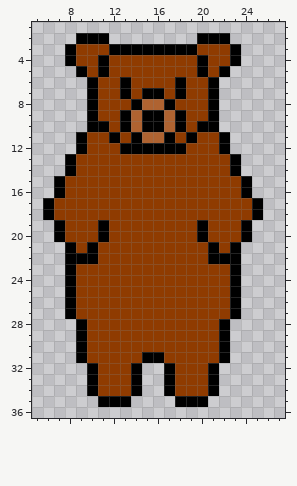
File history of a pixel-art sprite, Assets/ogino/Sprite/Bear.png. The picture above was drawn from the file before the commit.
Shown: x 5..27, y 1..36.
Once edited:
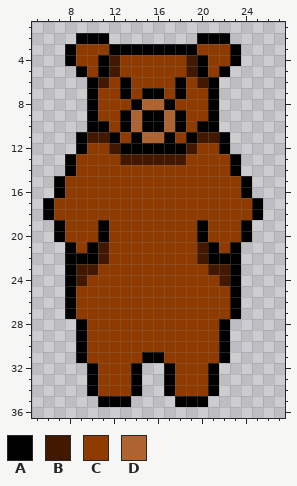
Palette (. is transparent): A #000000  B #421900  C #8f3b00  D #af6331
Change:
{"change": "file 32x64 -> 512x1024 pixels (blocks of 1x1 -> 16x16; one block is one cell here)"}
{"y":4,"x":12,"old":"C","new":"B"}
{"y":4,"x":19,"old":"C","new":"B"}
{"y":5,"x":12,"old":"C","new":"B"}
{"y":5,"x":19,"old":"C","new":"B"}
{"y":6,"x":11,"old":"C","new":"B"}
{"y":6,"x":20,"old":"C","new":"B"}
{"y":11,"x":10,"old":"CC","new":"BB"}
{"y":11,"x":20,"old":"CC","new":"BB"}
{"y":12,"x":12,"old":"C","new":"B"}
{"y":12,"x":19,"old":"C","new":"B"}
{"y":13,"x":13,"old":"CCCCCC","new":"BBBBBB"}
{"y":21,"x":11,"old":"C","new":"B"}
{"y":21,"x":20,"old":"C","new":"B"}
{"y":22,"x":11,"old":"C","new":"B"}
{"y":22,"x":20,"old":"C","new":"B"}
{"y":23,"x":9,"old":"CC","new":"BB"}
{"y":23,"x":21,"old":"CC","new":"BB"}
{"y":24,"x":9,"old":"C","new":"B"}
{"y":24,"x":22,"old":"C","new":"B"}
